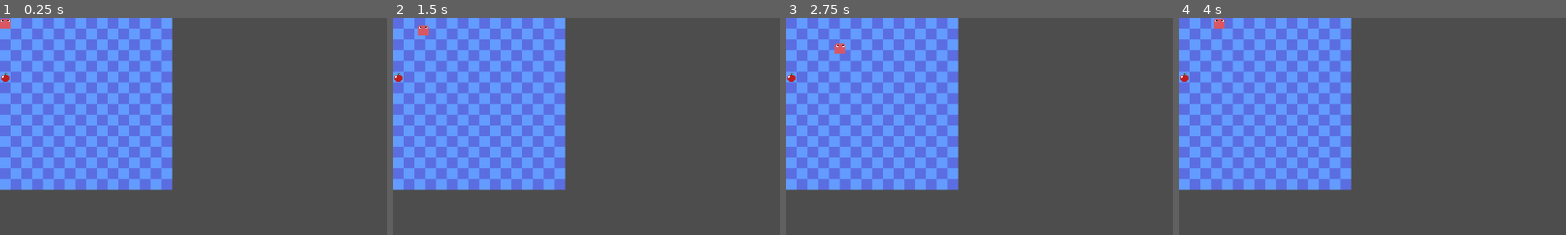
Above: before the commit, frames 1-4 (left to right).
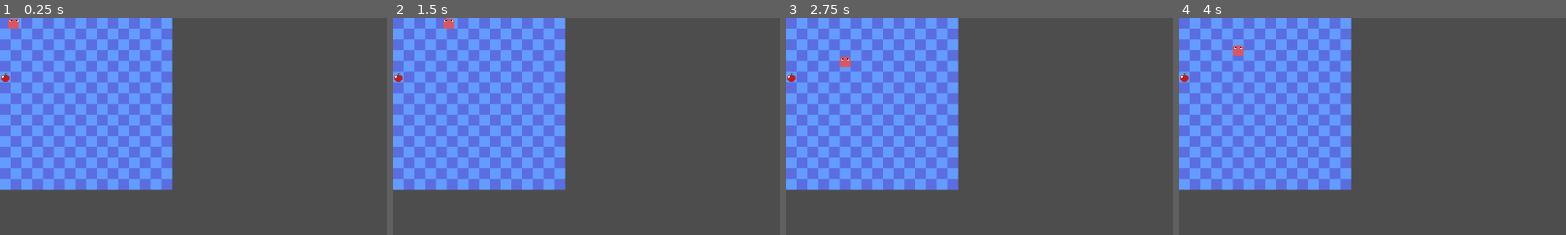
Above: after the commit, the same moments.

Repository: Carmelo-L/Snake
Game: Godot game, scene res://scenes/game.tscn
Two runs of this game, one before a commit and one after it. Both use one fixed random seed, a clock stepped at 60 frames per second and the inputs below.
Inputs:
- Up to frame 1 (0.25 s): no input
- Up to frame 2 (1.5 s): hold Right (move_right) 0.53-1.28 s; hold Down (move_down) from 1.28 s (still down)
- Up to frame 3 (2.75 s): release Down (move_down) at 2.03 s; hold Right (move_right) from 2.03 s (still down)
- Up to frame 4 (4 s): release Right (move_right) at 2.78 s; hold Up (move_up) 2.78-3.53 s; hold Left (move_left) from 3.53 s (still down)
The pictures show only the part of the screen within x 0-50%, y 0-50%; the shares and areas given below are measured in that part.

The runs differ from the first frame. In frame 1, 0.2% of the frame differs, in the area x 0-6%, y 0-5%; in frame 2, 0.3%; in frame 3, 0.3%, in the area x 12-17%, y 11-23%; in frame 4, 0.3%.

Commit message:
implemented move queue system that doesn't work yet

Diff:
--- a/scenes/game.tscn
+++ b/scenes/game.tscn
@@ -10,5 +10,4 @@
 [node name="Map" parent="." unique_id=1545098275 instance=ExtResource("1_uwrxv")]
 
 [node name="snake_character" parent="." unique_id=1447224629 instance=ExtResource("3_lnu2h")]
-position = Vector2(8, 8)
 motion_mode = 1
--- a/scenes/snake_character.tscn
+++ b/scenes/snake_character.tscn
@@ -10,7 +10,9 @@
 script = ExtResource("1_bals1")
 
 [node name="Sprite2D" type="Sprite2D" parent="." unique_id=1971273758]
+position = Vector2(8, 8)
 texture = ExtResource("2_2xbq5")
 
 [node name="CollisionShape2D" type="CollisionShape2D" parent="." unique_id=1759298453]
+position = Vector2(8, 8)
 shape = SubResource("RectangleShape2D_s1rsi")
--- a/scripts/snake_character.gd
+++ b/scripts/snake_character.gd
@@ -2,9 +2,18 @@
 
 enum Direction {UP, DOWN, LEFT, RIGHT}
 
+const TILE_PIX: int = 16
+
 var speed: int = 50
 var direction: Direction = Direction.RIGHT;
-var directional_speed: int
+var directional_speed: int = speed
+
+var movement_queue: Array[Dictionary] = []
+var movement_event: Dictionary = {
+	"direction": Direction.RIGHT,
+	"directional_speed": 0,
+}
+
 
 func _move_snake(delta: float) -> void:
 	if direction == Direction.UP or direction == Direction.DOWN:
@@ -14,19 +23,30 @@
 
 
 func _process(delta: float) -> void:
+	print(position.x, " ", position.y)
+
+	if fmod(snapped(position.x, 0.1), TILE_PIX) == 0 and fmod(snapped(position.y, 0.1), TILE_PIX) == 0:
+		var m = movement_queue.pop_front()
+		if (m != null):
+			movement_event = m
+			direction = movement_event.direction
+			directional_speed = movement_event.directional_speed
+
 	_move_snake(delta)
 
+func _input(event: InputEvent) -> void:
 
-func _input(event: InputEvent) -> void:
 	if event.is_action_pressed("move_up"):
-		direction = Direction.UP
-		directional_speed = speed * -1
+		movement_event.direction = Direction.UP
+		movement_event.directional_speed = speed * -1
 	elif event.is_action_pressed("move_down"):
-		direction = Direction.DOWN
-		directional_speed = speed
+		movement_event.direction = Direction.DOWN
+		movement_event.directional_speed = speed
 	elif event.is_action_pressed("move_left"):
-		direction = Direction.LEFT
-		directional_speed = speed * -1
+		movement_event.direction = Direction.LEFT
+		movement_event.directional_speed = speed * -1
 	elif event.is_action_pressed("move_right"):
-		direction = Direction.RIGHT
-		directional_speed = speed
+		movement_event.direction = Direction.RIGHT
+		movement_event.directional_speed = speed
+
+	movement_queue.append(movement_event)
